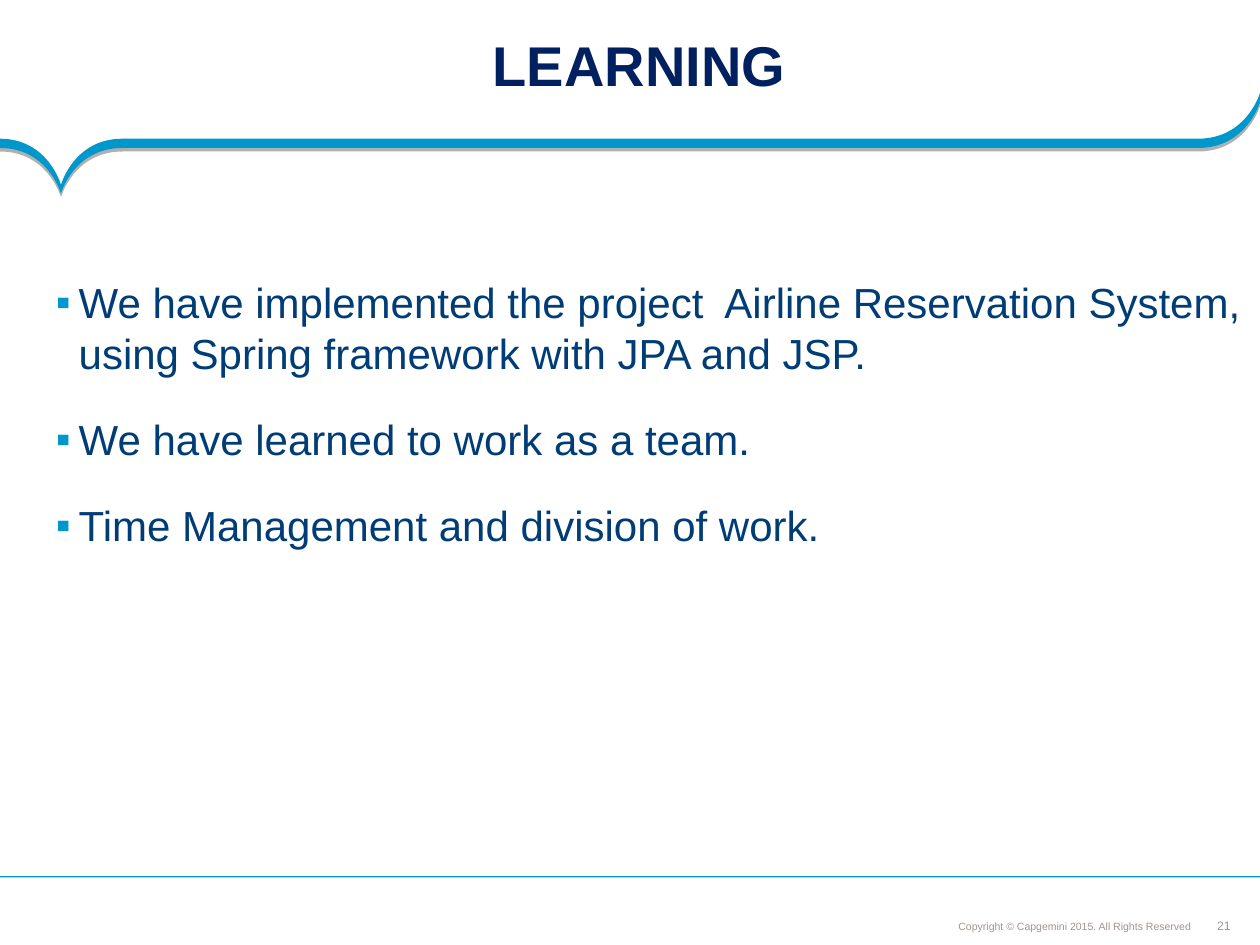
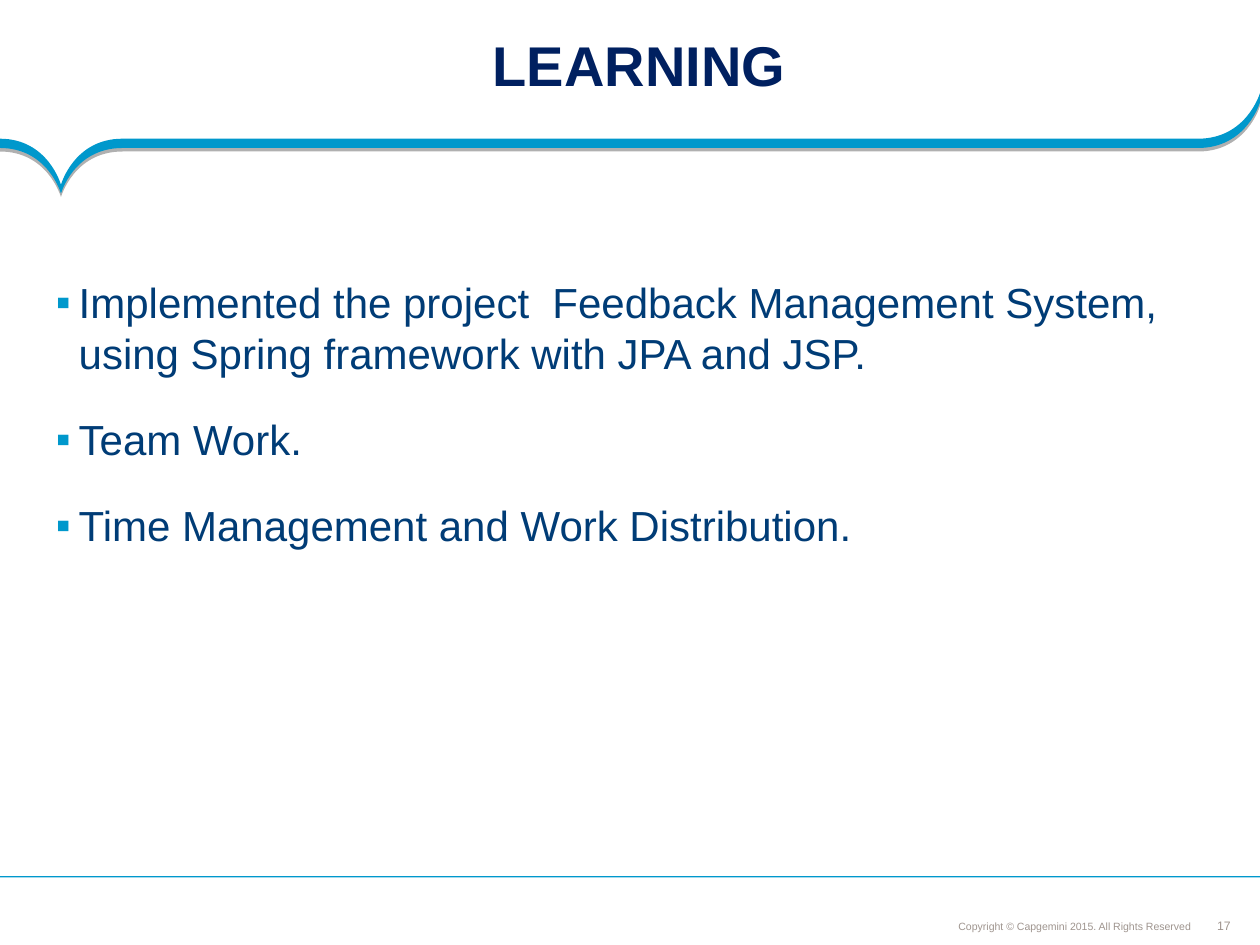
Before and after one commit to SaiEshwar157233/FeedbackMS, a slide deck: slide 17 of Feedback_managment_PLP Documents/ProjectDocuments/Requirements/Understanding Documents/Feedback Management System.ppt (slide 21 before the commit). Drawn at 1260x945 pixels with LibreOffice and Linux fonts; fonts in the diff are those of the drawing; background and template pictures are left out. Boxes give left, top, right and bottom in pixels: in the first picture for what was removed or moved away, otherwise in the second. Text is boxed around its words. In the diff, an @@ line names an element or a change of style, - is before the commit and + after.

```diff
--- a/Feedback_managment_PLP Documents/ProjectDocuments/Requirements/Understanding Documents/Feedback Management System.ppt
+++ b/Feedback_managment_PLP Documents/ProjectDocuments/Requirements/Understanding Documents/Feedback Management System.ppt
@@ text at [79,287,1157,549]: text changed @@
-▪ We have implemented the project Airline Reservation System, using Spring framework with JPA and JSP.
-▪ We have learned to work as a team.
-▪ Time Management and division of work.
+▪ Implemented the project Feedback Management System, using Spring framework with JPA and JSP.
+▪ Team Work.
+▪ Time Management and Work Distribution.
@@ page number at [1217,921,1231,930]: text changed @@
-21
+17
```
Also in this commit, not shown: 9 other slides changed, 6 slides added, 10 slides removed, 4 other files.
